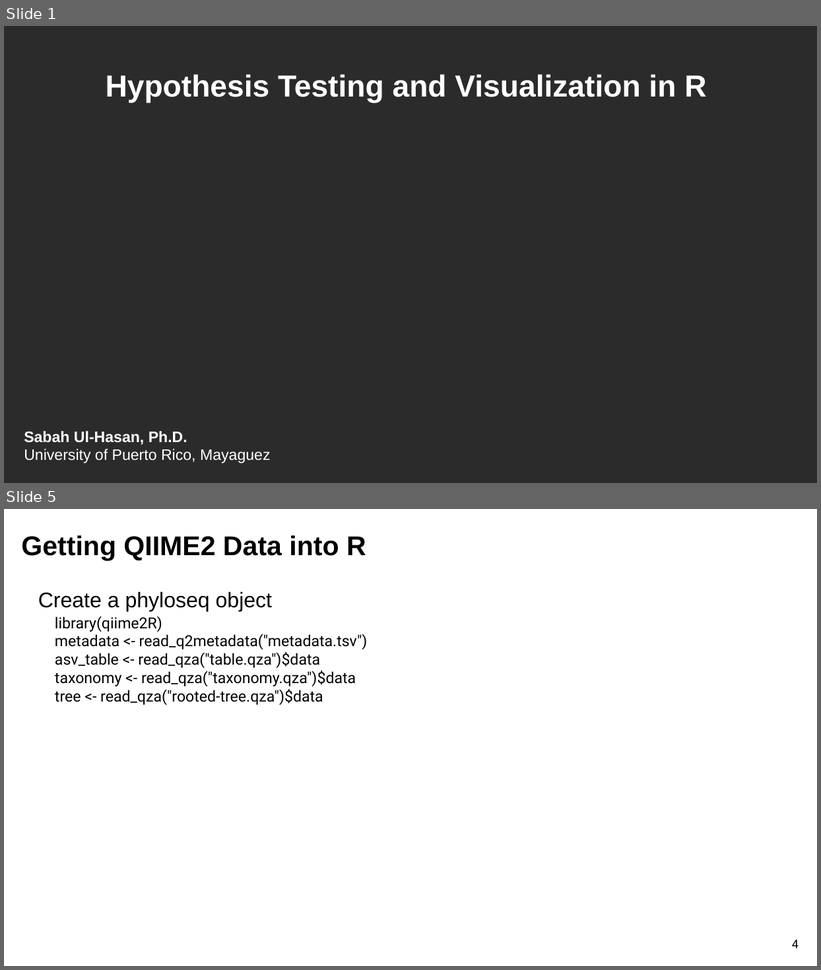
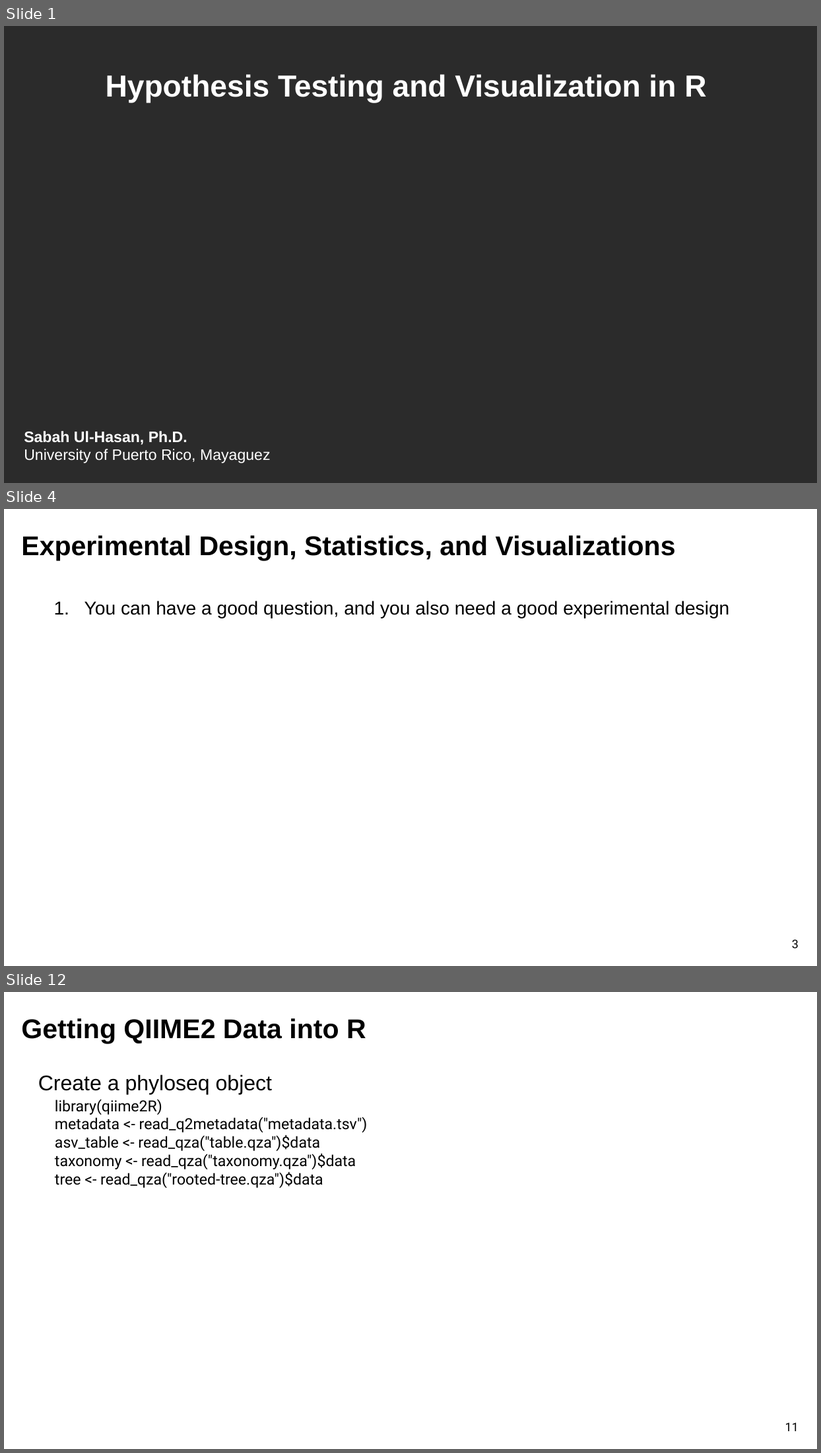
Before and after one commit to sabahzero/UPRM_QIIME2workshop, a slide deck: lectures/Lecture3_UlHasan.pptx. Shown one above the other, each under a label of ours: slides 1 and 5 before the commit, slides 1, 4 and 12 after it; the slides between them are not shown. The pictures are 821x970 and 821x1453 pixels, drawn with LibreOffice and Linux fonts; fonts in the diff are those of the drawing; background and template pictures are left out; a plain dark background stands for a picture behind light text. Boxes give left, top, right and bottom in pixels: in the first picture for what was removed or moved away, otherwise in the second. Text is boxed around its words. In the diff, an @@ line names an element or a change of style, - is before the commit and + after.

```diff
--- a/lectures/Lecture3_UlHasan.pptx
+++ b/lectures/Lecture3_UlHasan.pptx
@@ slide 4 added at (x1=4, y1=509, x2=817, y2=966), background #FFFFFF @@
@@ text added at (x1=21, y1=535, x2=676, y2=560), 32 pt, text #000000, bold @@
+Experimental Design, Statistics, and Visualizations
@@ text added at (x1=85, y1=601, x2=729, y2=619), 22 pt, text #000000 @@
+1. You can have a good question, and you also need a good experimental design
@@ page number added at (x1=792, y1=940, x2=799, y2=949), 14 pt, text #000000 @@
+3
@@ what was slide 5 is now slide 12 @@
@@ page number at (x1=785, y1=1423, x2=799, y2=1432): text changed @@
-4
+11
```
Also in this commit, not shown: 4 slides changed, 8 other slides added, 2 slides removed, 2 other files.
